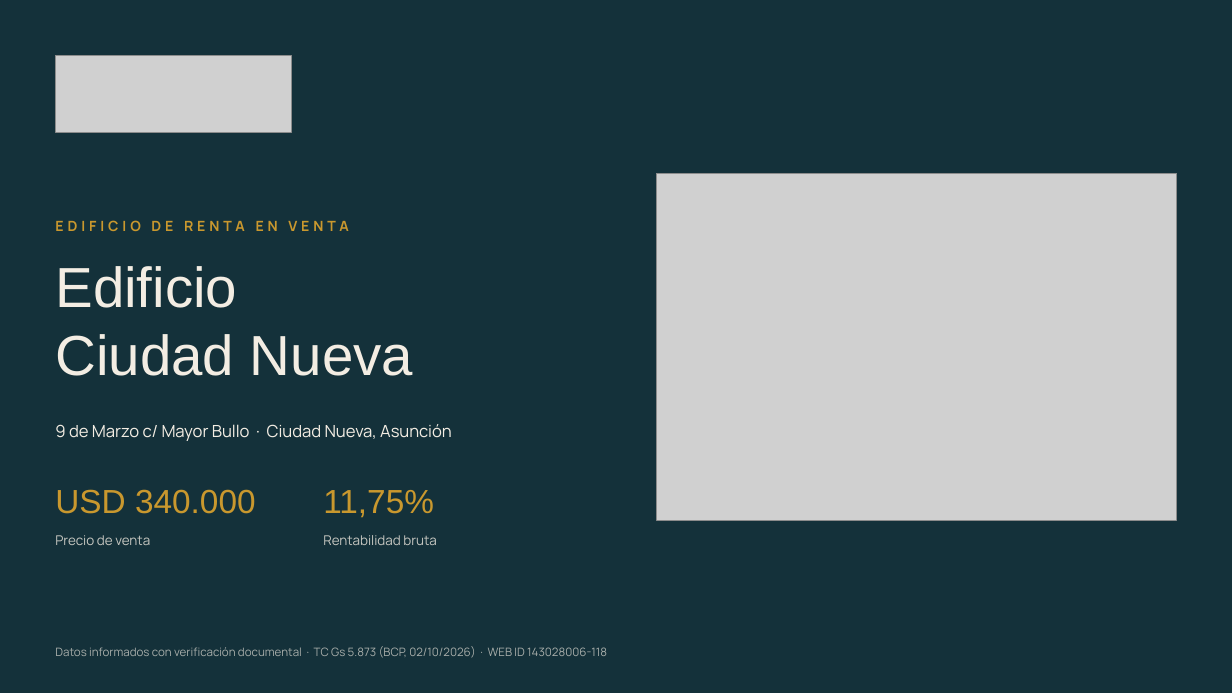
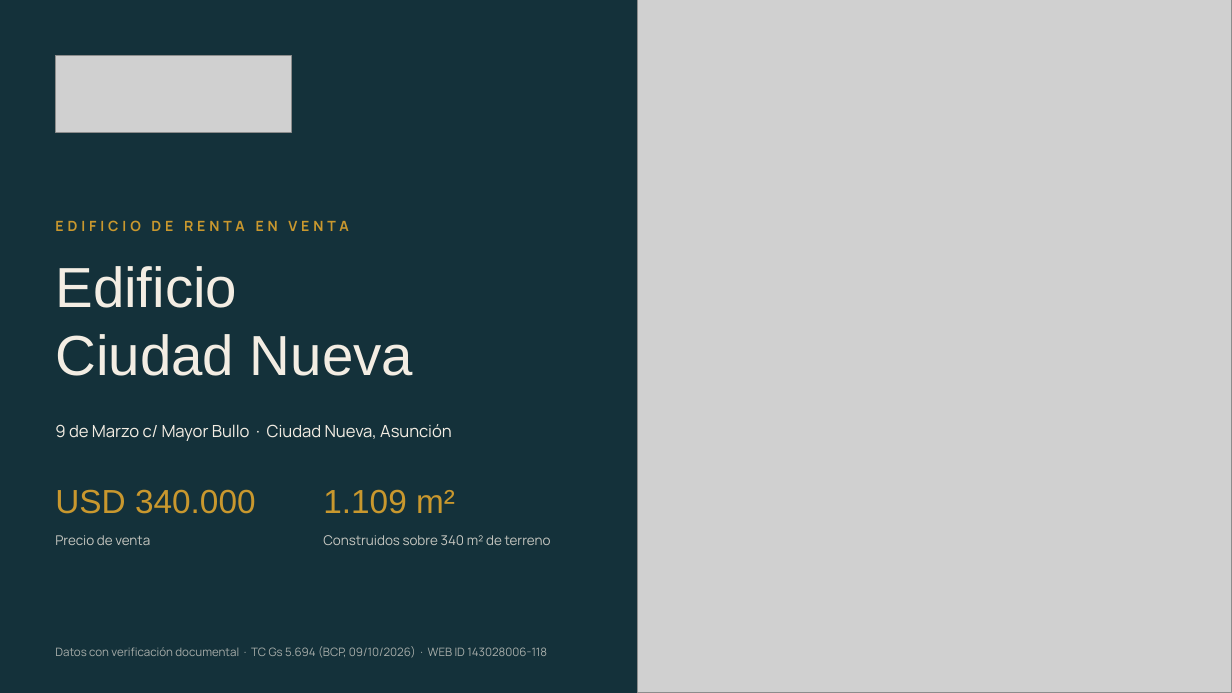
Before and after one commit to juanjosecastillo608/Meridiano-Capital, a slide deck: slide 1 of projects/edificio-ciudad-nueva/entregables/Edificio_Ciudad_Nueva_Meridiano_FINAL.pptx. Drawn at 1232x693 pixels with LibreOffice and Linux fonts; fonts in the diff are those of the drawing; grey boxes stand for pictures. Boxes give left, top, right and bottom in pixels: in the first picture for what was removed or moved away, otherwise in the second. Text is boxed around its words. In the diff, an @@ line names an element or a change of style, - is before the commit and + after.

```diff
--- a/projects/edificio-ciudad-nueva/entregables/Edificio_Ciudad_Nueva_Meridiano_FINAL.pptx
+++ b/projects/edificio-ciudad-nueva/entregables/Edificio_Ciudad_Nueva_Meridiano_FINAL.pptx
@@ picture: place and size @@
-picture at bbox=[656, 173, 1177, 520]
+picture at bbox=[638, 0, 1232, 693]
@@ text at bbox=[323, 489, 455, 514]: text changed @@
-11,75%
+1.109 m²
@@ text at bbox=[323, 535, 551, 545]: text changed @@
-Rentabilidad bruta
+Construidos sobre 340 m² de terreno
@@ text at bbox=[55, 646, 547, 658]: text changed @@
-Datos informados con verificación documental · TC Gs 5.873 (BCP, 02/10/2026) · WEB ID 143028006-118
+Datos con verificación documental · TC Gs 5.694 (BCP, 09/10/2026) · WEB ID 143028006-118
```
Also in this commit, not shown: 11 other slides changed, 2 slides added, 32 other files.
